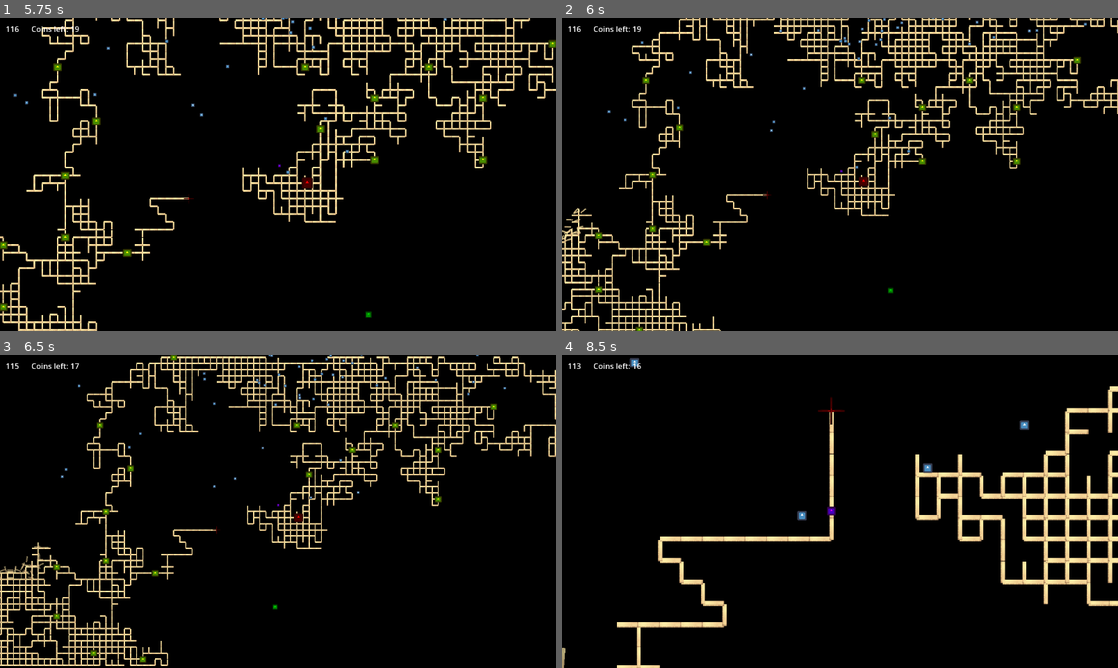
Above: before the commit, frames 1-4 (two rows, left to right).
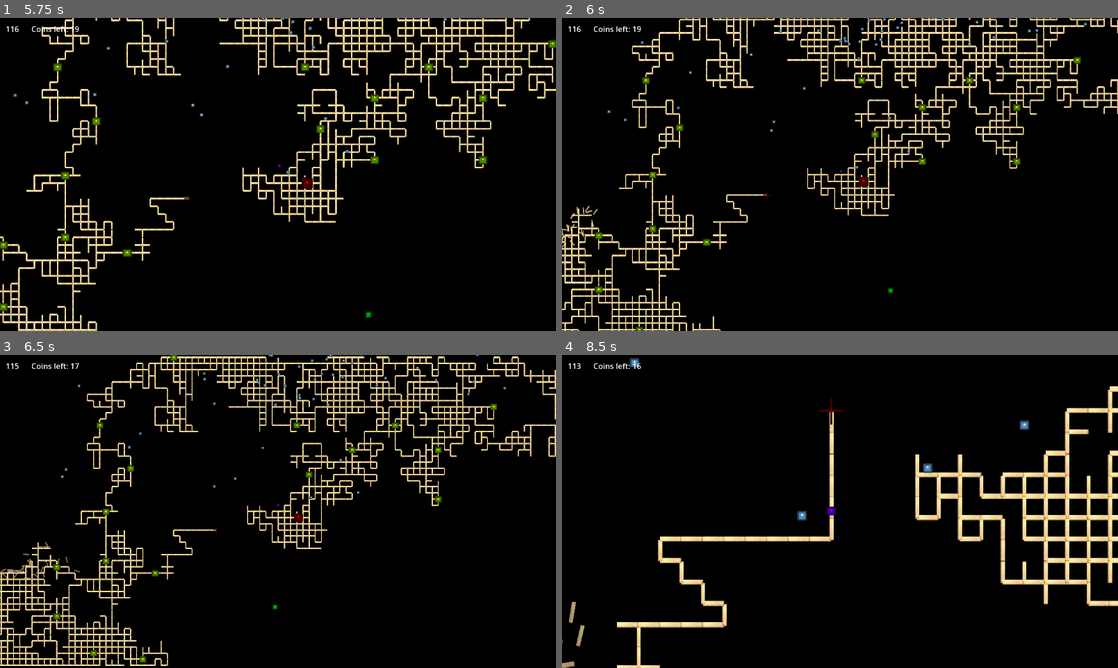
Above: after the commit, the same moments.

Repository: Kurooco/TwoDays
Game: Godot game, scene res://game_manager.tscn
Same seed, same stepped clock (60 frames per second), same inputs: the game is played once before the commit and once after it. The engine's default icon, where the game draws it, is replaced by a stand-in: a white triangle on a blue panel in a dark square.
Inputs (mouse positions are in pixels of both pictures, inside the frame that each line leads up to):
- Up to frame 1 (5.75 s): click "Start" at 0.5 s; move the mouse to (400, 158) at 1.27 s; hold W (up) 1.28-5.03 s; move the mouse to (166, 190) at 2.02 s; click (166, 190) at 2.1 s; move the mouse to (333, 105) at 2.77 s; hold A (left) 2.78-3.53 s; tap C (toggle camera) at 2.85, 5.1 s; move the mouse to (250, 237) at 3.52 s; move the mouse to (444, 221) at 4.27 s; click (444, 221) at 4.35 s; move the mouse to (111, 127) at 5.02 s; hold D (down) from 5.03 s (still down); tap W (up) at 5.27, 5.3, 5.57 s
- Up to frame 2 (6 s): move the mouse to (867, 174) at 5.77 s; release D (down) at 5.78 s; hold W (up) from 5.78 s (still down)
- Up to frame 3 (6.5 s): keep holding W (up)
- Up to frame 4 (8.5 s): move the mouse to (756, 433) at 6.52 s; release W (up) at 6.53 s; hold A (left) 6.53-8.03 s; click (756, 433) at 6.6 s; tap W (up) at 6.77, 6.8, 7.07 s; move the mouse to (962, 495) at 7.27 s; hold W (up) from 7.28 s (still down); tap C (toggle camera) at 7.35 s; move the mouse to (728, 527) at 8.02 s

Frame 1 is identical in both runs. In frame 2, 0.2% of the frame differs, in the area x 0-7%, y 60-74%; in frame 3, 0.2%, in the area x 0-15%, y 59-72%; in frame 4, 0.2%.

Commit message:
fixed collision errors

Diff:
--- a/bomb.gd
+++ b/bomb.gd
@@ -24,3 +24,8 @@
 
 func _on_on_screen_rect_exit_rect():
 	queue_free()
+
+
+func _on_body_entered(body):
+	get_tree().call_group("structure", "destroy", position, RADIUS)
+	queue_free()
--- a/bomb.tscn
+++ b/bomb.tscn
@@ -25,4 +25,5 @@
 use_current_screen_settings = true
 
 [connection signal="area_entered" from="." to="." method="_on_area_entered"]
+[connection signal="body_entered" from="." to="." method="_on_body_entered"]
 [connection signal="exit_rect" from="OnScreenRect" to="." method="_on_on_screen_rect_exit_rect"]
--- a/builder.gd
+++ b/builder.gd
@@ -55,7 +55,7 @@
 
 	# Check to make sure this spot is not occupied
 	var placement_position = global_position + (direction_map[direction] * (GRID_HEIGHT if direction % 2 == 0 else GRID_WIDTH)/-2)
-	if(taken_spots.has(placement_position) && is_instance_valid(taken_spots[placement_position])):
+	if(taken_spots.has(placement_position) && is_instance_valid(taken_spots[placement_position]) && !taken_spots[placement_position].is_destroyed):
 		return
 
 	# Place piece
--- a/platform.tscn
+++ b/platform.tscn
@@ -14,7 +14,7 @@
 
 [node name="StaticBody2D" type="RigidBody2D" groups=["structure"]]
 rotation = -3.14159
-collision_layer = 2
+collision_layer = 6
 collision_mask = 2
 physics_material_override = SubResource("PhysicsMaterial_l64j7")
 gravity_scale = 0.0
@@ -42,6 +42,7 @@
 position = Vector2(0, 1)
 rotation = -3.14159
 shape = SubResource("RectangleShape2D_ccusl")
+disabled = true
 one_way_collision = true
 one_way_collision_margin = 5.0
 
